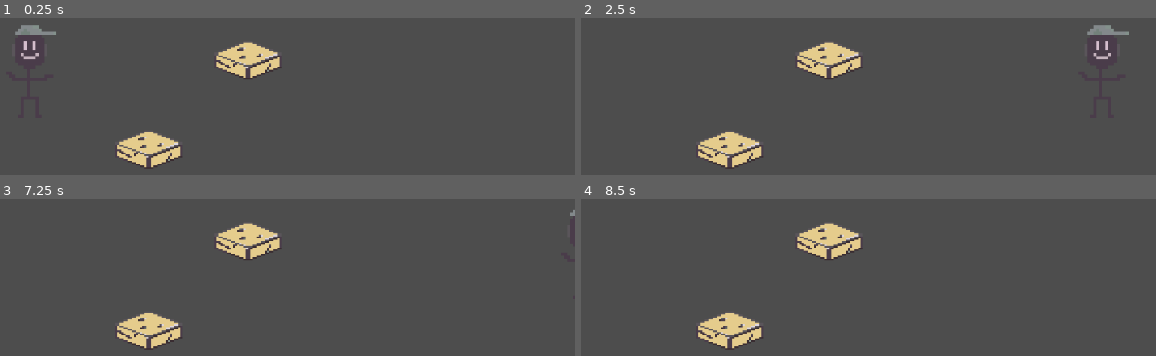
Above: before the commit, frames 1-4 (two rows, left to right).
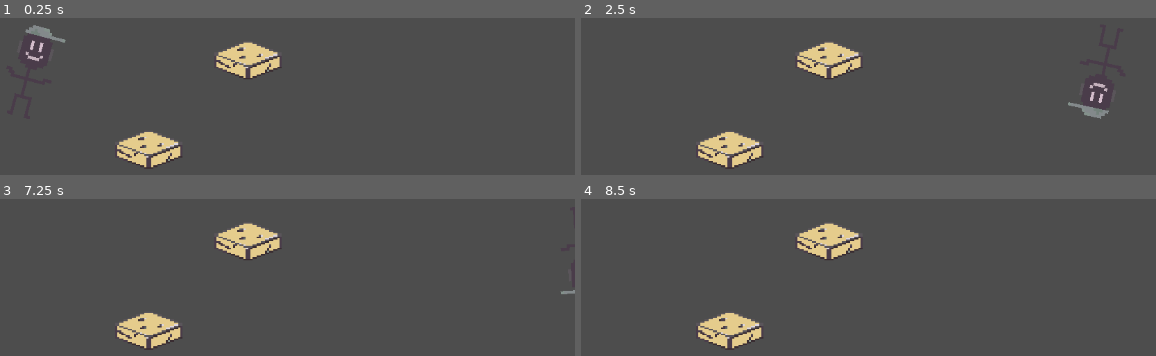
Above: after the commit, the same moments.

Repository: minmaxhenry/project-red-sun
Game: Godot game, scene res://Scenes/main_scene.tscn
Same seed, same stepped clock (60 frames per second), same inputs: the game is played once before the commit and once after it.
Inputs (mouse positions are in pixels of both pictures, inside the frame that each line leads up to):
- Up to frame 1 (0.25 s): no input
- Up to frame 2 (2.5 s): tap Enter (ui_accept) at 0.5, 0.77, 1.52, 2 s; move the mouse to (931, 88) at 0.52 s; hold Shift (sprint) 0.53-1.28 s; hold D (right) 0.53-2.03 s; move the mouse to (598, 132) at 1.27 s; tap Shift (sprint) at 1.35 s; move the mouse to (outside the picture) at 2.02 s; hold A (left) from 2.03 s (still down); hold Shift (sprint) from 2.03 s (still down)
- Up to frame 3 (7.25 s): move the mouse to (outside the picture) at 2.77 s; release A (left) at 2.78 s; release Shift (sprint) at 2.78 s; hold D (right) 2.78-4.28 s; tap Shift (sprint) at 2.85, 4.35, 5.85 s; tap Enter (ui_accept) at 3.02, 3.77, 4.25, 4.52, 5, 5.75, 6.02, 6.5, 6.77 s; move the mouse to (outside the picture) at 3.52 s; hold Shift (sprint) 3.53-4.28 s; move the mouse to (outside the picture) at 4.27 s; hold A (left) 4.28-5.03 s; move the mouse to (212, 291) at 5.02 s; hold D (right) 5.03-5.78 s; hold Shift (sprint) 5.03-5.78 s; move the mouse to (outside the picture) at 5.77 s; hold A (left) from 5.78 s (still down); move the mouse to (350, 269) at 6.52 s; hold Shift (sprint) from 6.53 s (still down)
- Up to frame 4 (8.5 s): move the mouse to (598, 313) at 7.27 s; release A (left) at 7.28 s; release Shift (sprint) at 7.28 s; hold D (right) from 7.28 s (still down); tap Shift (sprint) at 7.35 s; tap Enter (ui_accept) at 7.52 s; move the mouse to (outside the picture) at 8.02 s; hold Shift (sprint) from 8.03 s (still down)

The runs differ from the first frame. In frame 1, 0.6% of the frame differs, in the area x 2-12%, y 4-29%; in frame 2, 0.9%, in the area x 84-96%, y 4-65%; in frame 3, less than 0.1%; in frame 4, nothing differs.
Error before the commit: Invalid operands 'float' and 'int' in operator '%'. (res://character_body_2d.gd:24)

Commit message:
Look value 0 to 4
Almost there with the sprite value, still refinement and angle adjustment.

Diff:
--- a/character_body_2d.gd
+++ b/character_body_2d.gd
@@ -10,22 +10,22 @@
 		currentSpeed = baseSpeed * sprintSpeedMult
 	velocity = input_direction * currentSpeed
 
-func get_look():
+func get_look_sprite():
 	var lookDirection = get_global_mouse_position()
-	var charPosition = global_position
+	var playerPosition = global_position
 
-	var triangleXY = [lookDirection.x-charPosition.x, charPosition.y-lookDirection.y]
+	var triangleXY = [lookDirection.x-playerPosition.x, playerPosition.y-lookDirection.y]
 
-	var lookVector = Vector2(lookDirection.x-charPosition.x, charPosition.y-lookDirection.y)
+	var lookVector = Vector2(lookDirection.x-playerPosition.x, playerPosition.y-lookDirection.y)
 	var lookVAngleR =  lookVector.angle() + PI
 	#var lookVAngleR =  atan2(triangleXY[0], triangleXY[1]) + PI
 
 	var angle = ((180/PI)*lookVAngleR)+0
-	var snap = angle%45
-	print(snap)
+	var quadrant: int = (angle+45)/90
+	print(quadrant)
 	look_at(lookDirection)
 
 func _physics_process(delta):
 	get_movment()
-	get_look()
+	get_look_sprite()
 	move_and_slide()
